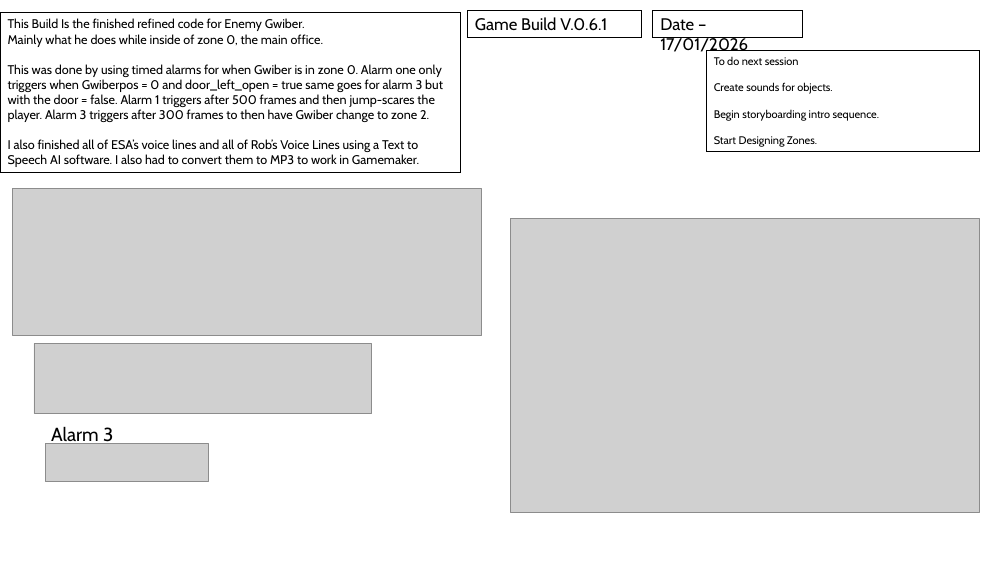
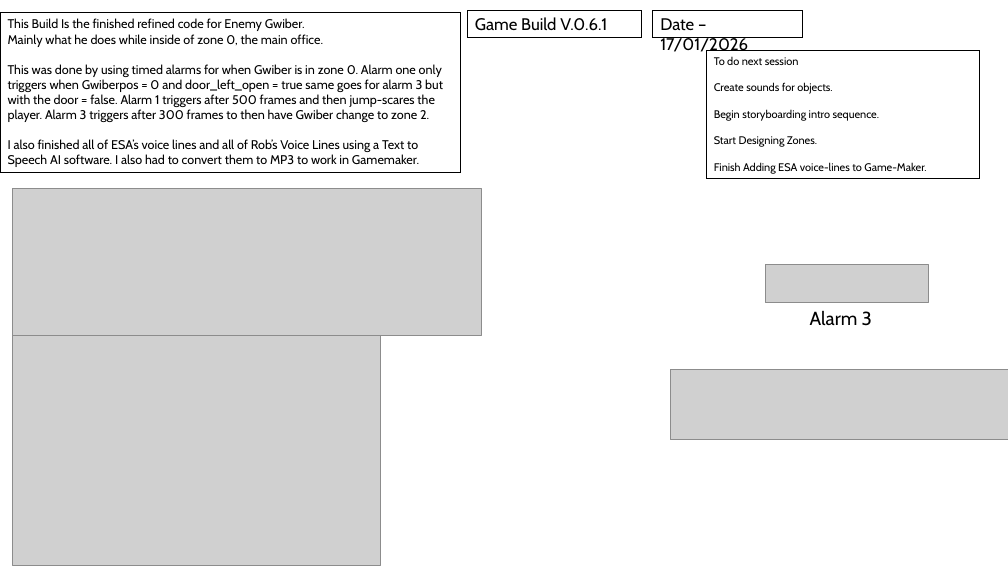
Before and after one commit to QuotedTrain5221/Critical-Failure-3, a slide deck: slide 13 of Logs/Development Log and Alpha Testing.pptx. Drawn at 1008x567 pixels with LibreOffice and Linux fonts; fonts in the diff are those of the drawing; grey boxes stand for pictures. Boxes give left, top, right and bottom in pixels: in the first picture for what was removed or moved away, otherwise in the second. Text is boxed around its words. In the diff, an @@ line names an element or a change of style, - is before the commit and + after.

```diff
--- a/Logs/Development Log and Alpha Testing.pptx
+++ b/Logs/Development Log and Alpha Testing.pptx
@@ rectangle "To do next session": place and size @@
-rectangle "To do next session" at bbox=[706, 51, 980, 152]
+rectangle "To do next session" at bbox=[706, 51, 980, 178]
@@ text in rectangle at bbox=[714, 162, 926, 173]: paragraph added @@
+Finish Adding ESA voice-lines to Game-Maker.
@@ picture: place and size @@
-picture at bbox=[45, 443, 209, 482]
+picture at bbox=[765, 264, 929, 302]
@@ text "Alarm 3" rewrapped from bbox=[51, 426, 113, 446] to bbox=[810, 311, 872, 326] @@
@@ picture: place and size @@
-picture at bbox=[510, 219, 980, 512]
+picture at bbox=[12, 336, 380, 566]
@@ picture: place and size @@
-picture at bbox=[34, 344, 372, 414]
+picture at bbox=[670, 370, 1008, 440]
```
Also in this commit, not shown: 2 slides added, 51 other files.
